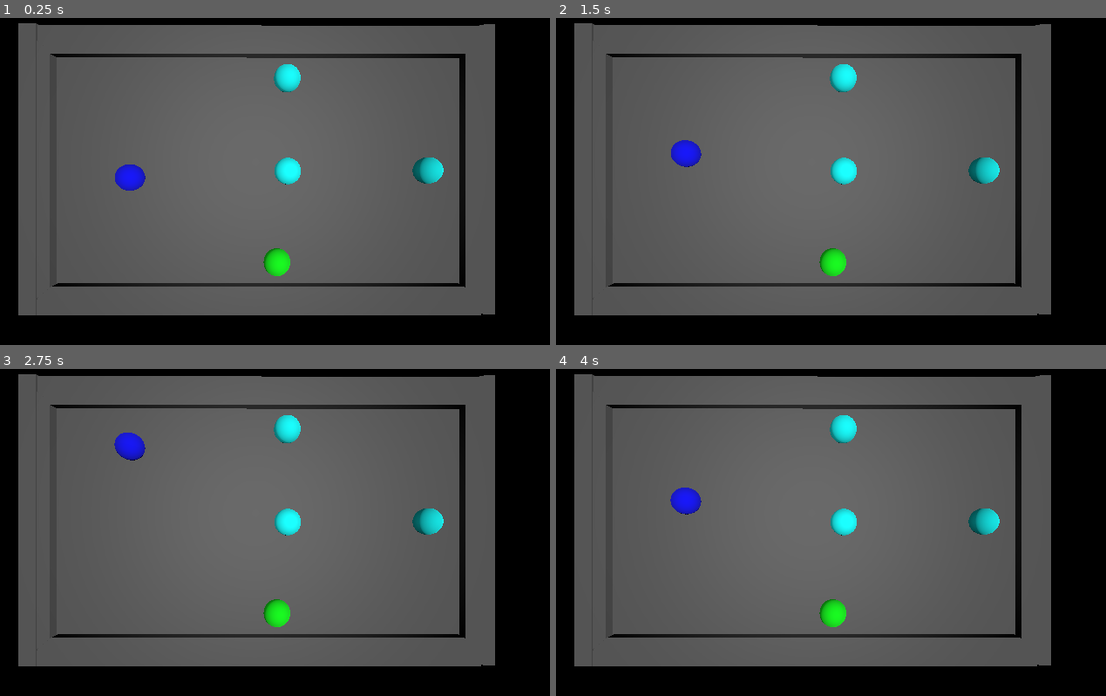
Above: before the commit, frames 1-4 (two rows, left to right).
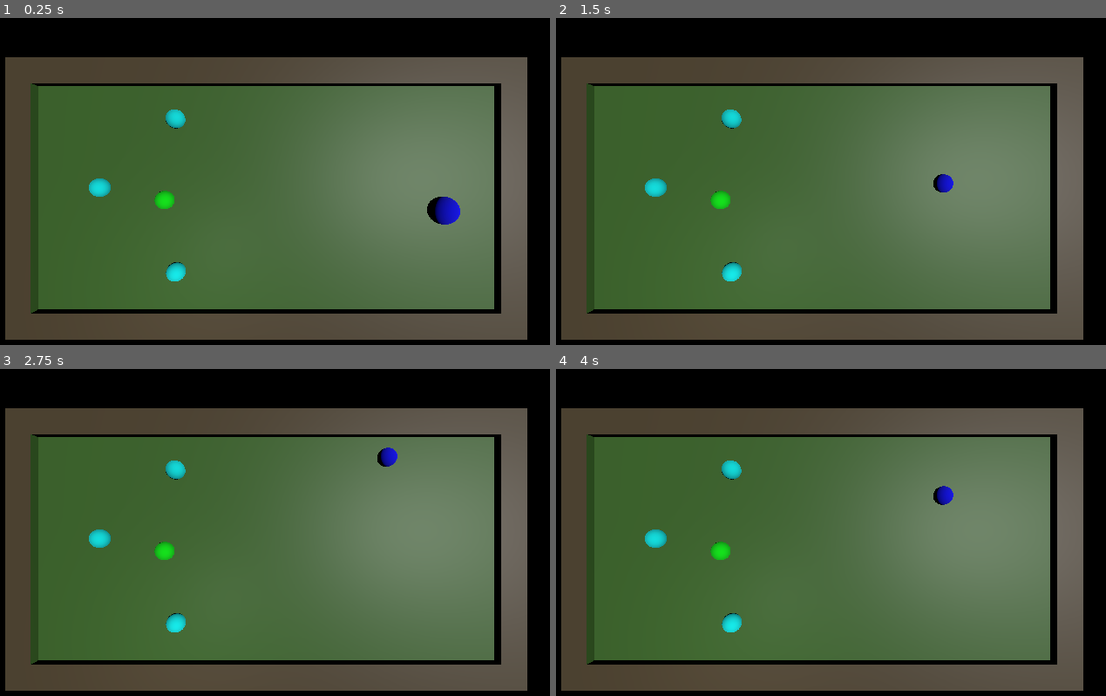
Above: after the commit, the same moments.

Repository: freesstylers/GlobalGameJam25
Game: Godot game, scene res://Assets/Prefabs/pruebaworld.tscn
Same seed, same stepped clock (60 frames per second), same inputs: the game is played once before the commit and once after it.
Inputs (mouse positions are in pixels of both pictures, inside the frame that each line leads up to):
- Up to frame 1 (0.25 s): no input
- Up to frame 2 (1.5 s): tap Enter at 0.5 s; move the mouse to (985, 158) at 0.52 s; hold D (right) 0.53-1.28 s; click (985, 158) at 0.6 s; tap Space (Accelerate) at 1.25 s; move the mouse to (693, 197) at 1.27 s; hold S (down) from 1.28 s (still down); tap E (horny) at 1.35 s
- Up to frame 3 (2.75 s): move the mouse to (346, 444) at 2.02 s; release S (down) at 2.03 s; hold D (right) from 2.03 s (still down); click (346, 444) at 2.1 s
- Up to frame 4 (4 s): move the mouse to (798, 607) at 2.77 s; release D (right) at 2.78 s; hold Space (Accelerate) 2.78-3.53 s; tap E (horny) at 2.85 s; move the mouse to (1040, 588) at 3.52 s; hold A (left) from 3.53 s (still down); click (1040, 588) at 3.6 s

The runs differ from the first frame. In frame 1, 82% of the frame differs, in the area x 0-96%, y 1-99%; in frame 2, 82%; in frame 3, 82%; in frame 4, 82%.

Commit message:
Mesa triangular colisiones

Diff:
--- /dev/null
+++ b/Assets/Prefabs/Mesas/mesa_triangular.tscn
@@ -0,0 +1,41 @@
+[gd_scene load_steps=6 format=3 uid="uid://csd230kuta24i"]
+
+[ext_resource type="PackedScene" uid="uid://gtcbarcuu30n" path="res://Assets/Models/MesaTriangular.glb" id="1_sqko4"]
+
+[sub_resource type="BoxShape3D" id="BoxShape3D_tkft8"]
+size = Vector3(20, 0.1, 15)
+
+[sub_resource type="BoxShape3D" id="BoxShape3D_chjgk"]
+size = Vector3(19, 1, 1)
+
+[sub_resource type="BoxShape3D" id="BoxShape3D_y3qyy"]
+size = Vector3(1, 1, 19)
+
+[sub_resource type="BoxShape3D" id="BoxShape3D_jdwrl"]
+size = Vector3(19, 1, 1)
+
+[node name="MesaTriangular" type="Node3D"]
+
+[node name="RigidBody3D" type="RigidBody3D" parent="."]
+mass = 1000.0
+gravity_scale = 0.0
+freeze = true
+
+[node name="MesaTriangular" parent="RigidBody3D" instance=ExtResource("1_sqko4")]
+transform = Transform3D(6, 0, 0, 0, 6, 0, 0, 0, 6, 0, 0, 0)
+
+[node name="Floor" type="CollisionShape3D" parent="RigidBody3D"]
+transform = Transform3D(1, 0, 0, 0, 1, 0, 0, 0, 1, -0.0791736, 0.314866, -2.54084)
+shape = SubResource("BoxShape3D_tkft8")
+
+[node name="CollisionShape3D3" type="CollisionShape3D" parent="RigidBody3D"]
+transform = Transform3D(1, 0, 0, 0, 1, 0, 0, 0, 1, 0, 0.7, 5.45007)
+shape = SubResource("BoxShape3D_chjgk")
+
+[node name="CollisionShape3D2" type="CollisionShape3D" parent="RigidBody3D"]
+transform = Transform3D(0.866025, 0, 0.5, 0, 1, 0, -0.5, 0, 0.866025, 4.40463, 0.773436, -3.27075)
+shape = SubResource("BoxShape3D_y3qyy")
+
+[node name="CollisionShape3D" type="CollisionShape3D" parent="RigidBody3D"]
+transform = Transform3D(0.5, 0, 0.866025, 0, 1, 0, -0.866025, 0, 0.5, -4.74, 0.7, -2.693)
+shape = SubResource("BoxShape3D_jdwrl")
--- a/Assets/Prefabs/pruebamesa.tscn
+++ b/Assets/Prefabs/pruebamesa.tscn
@@ -1,13 +1,13 @@
 [gd_scene load_steps=6 format=3 uid="uid://dr48j6dww38vt"]
 
 [ext_resource type="Script" path="res://Assets/Scripts/MesaManager.gd" id="1_ldck4"]
-[ext_resource type="ArrayMesh" uid="uid://c1q1x6ov0sumr" path="res://Assets/Models/mesa.obj" id="1_ujqa3"]
+[ext_resource type="PackedScene" uid="uid://c2sg33qabiwdu" path="res://Assets/Models/MesaBillar.glb" id="2_5ffel"]
 
 [sub_resource type="BoxShape3D" id="BoxShape3D_84ouw"]
 size = Vector3(10, 0.1, 17)
 
 [sub_resource type="BoxShape3D" id="BoxShape3D_mpixr"]
-size = Vector3(1, 1, 16)
+size = Vector3(1, 1, 17)
 
 [sub_resource type="BoxShape3D" id="BoxShape3D_ikulw"]
 size = Vector3(10, 1, 1)
@@ -21,38 +21,37 @@
 gravity_scale = 0.0
 freeze = true
 
-[node name="Mesa" type="MeshInstance3D" parent="RigidBody3D"]
-mesh = ExtResource("1_ujqa3")
-skeleton = NodePath("../..")
+[node name="MesaBillar" parent="RigidBody3D" instance=ExtResource("2_5ffel")]
+transform = Transform3D(6, 0, 0, 0, 6, 0, 0, 0, 6, 0, 0, 0)
 
 [node name="Floor" type="CollisionShape3D" parent="RigidBody3D"]
-transform = Transform3D(1, 0, 0, 0, 1, 0, 0, 0, 1, 5.48301, 5.04537, 4.51881)
+transform = Transform3D(1, 0, 0, 0, 1, 0, 0, 0, 1, -0.0791736, 0.20529, 0.0622034)
 shape = SubResource("BoxShape3D_84ouw")
 
 [node name="CollisionShape3D" type="CollisionShape3D" parent="RigidBody3D"]
-transform = Transform3D(1, 0, 0, 0, 1, 0, 0, 0, 1, 0.636362, 5.58594, 4.6602)
+transform = Transform3D(1, 0, 0, 0, 1, 0, 0, 0, 1, -4.60187, 0.308754, -0.0503149)
 shape = SubResource("BoxShape3D_mpixr")
 
 [node name="CollisionShape3D2" type="CollisionShape3D" parent="RigidBody3D"]
-transform = Transform3D(1, 0, 0, 0, 1, 0, 0, 0, 1, 10.5645, 5.58594, 4.6602)
+transform = Transform3D(1, 0, 0, 0, 1, 0, 0, 0, 1, 4.57496, 0.308754, -0.0503149)
 shape = SubResource("BoxShape3D_mpixr")
 
 [node name="CollisionShape3D3" type="CollisionShape3D" parent="RigidBody3D"]
-transform = Transform3D(1, 0, 0, 0, 1, 0, 0, 0, 1, 5.75897, 5.58114, -4.09717)
+transform = Transform3D(1, 0, 0, 0, 1, 0, 0, 0, 1, 0.196786, 0.303954, -8.86373)
 shape = SubResource("BoxShape3D_ikulw")
 
 [node name="CollisionShape3D4" type="CollisionShape3D" parent="RigidBody3D"]
-transform = Transform3D(1, 0, 0, 0, 1, 0, 0, 0, 1, 5.21954, 5.58114, 12.888)
+transform = Transform3D(1, 0, 0, 0, 1, 0, 0, 0, 1, -0.342643, 0.303954, 8.90388)
 shape = SubResource("BoxShape3D_ikulw")
 
 [node name="Spawner4" type="Node3D" parent="."]
-transform = Transform3D(1, 0, 0, 0, 1, 0, 0, 0, 1, 5.641, 5.5, 3.249)
+transform = Transform3D(1, 0, 0, 0, 1, 0, 0, 0, 1, 2.641, 0.595362, 3.249)
 
 [node name="Spawner3" type="Node3D" parent="."]
-transform = Transform3D(1, 0, 0, 0, 1, 0, 0, 0, 1, 2.153, 5.5, 3.265)
+transform = Transform3D(1, 0, 0, 0, 1, 0, 0, 0, 1, -2.847, 0.595362, 3.265)
 
 [node name="Spawner2" type="Node3D" parent="."]
-transform = Transform3D(1, 0, 0, 0, 1, 0, 0, 0, 1, 9.063, 5.5, 3.653)
+transform = Transform3D(1, 0, 0, 0, 1, 0, 0, 0, 1, 0.0629997, 0.595362, 3.653)
 
 [node name="Spawner1" type="Node3D" parent="."]
-transform = Transform3D(1, 0, 0, 0, 1, 0, 0, 0, 1, 5.617, 5.5, -2.023)
+transform = Transform3D(1, 0, 0, 0, 1, 0, 0, 0, 1, -0.383, 0.595362, 5.977)
--- a/Assets/Prefabs/pruebaworld.tscn
+++ b/Assets/Prefabs/pruebaworld.tscn
@@ -7,10 +7,10 @@
 [node name="Node3D" type="Node3D"]
 
 [node name="Player" parent="." instance=ExtResource("1_ivced")]
-transform = Transform3D(1, 0, 0, 0, 1, 0, 0, 0, 1, 4.90141, 5.5, 7.81388)
+transform = Transform3D(1, 0, 0, 0, 1, 0, 0, 0, 1, -0.878422, 8.31838, -7.86452)
 
 [node name="Camera3D" type="Camera3D" parent="."]
-transform = Transform3D(-4.37114e-08, -1, -4.37114e-08, 0, -4.37114e-08, 1, -1, 4.37114e-08, 1.91069e-15, 4.98887, 15.1857, 2.3311)
+transform = Transform3D(-4.37114e-08, -1, -4.37114e-08, 0, -4.37114e-08, 1, -1, 4.37114e-08, 1.91069e-15, -1.97725, 14.6185, -1.87073)
 
 [node name="SpotLight3D" type="SpotLight3D" parent="."]
 transform = Transform3D(1, 0, 0, 0, -4.37114e-08, 1, 0, -1, -4.37114e-08, 4.332, 15.0725, 3.09667)
@@ -18,7 +18,7 @@
 spot_range = 17.609
 
 [node name="MesaObject" parent="." instance=ExtResource("3_rs5y8")]
-transform = Transform3D(1, 0, 0, 0, 1, 0, 0, 0, 1, -0.979762, -0.00606847, -1.36124)
+transform = Transform3D(1.5, 0, 0, 0, 1.5, 0, 0, 0, 1.5, -0.979762, -0.00606847, -1.36124)
 
 [node name="DirectionalLight3D" type="DirectionalLight3D" parent="."]
 transform = Transform3D(1, 0, 0, 0, -0.468053, 0.8837, 0, -0.8837, -0.468053, 0, 9.1182, 0)
Not shown, added: Assets/Models/MesaBillar.glb.import
Not shown, added: Assets/Models/MesaTriangular.glb.import
Not shown, added: Assets/Models/Taco.glb.import
